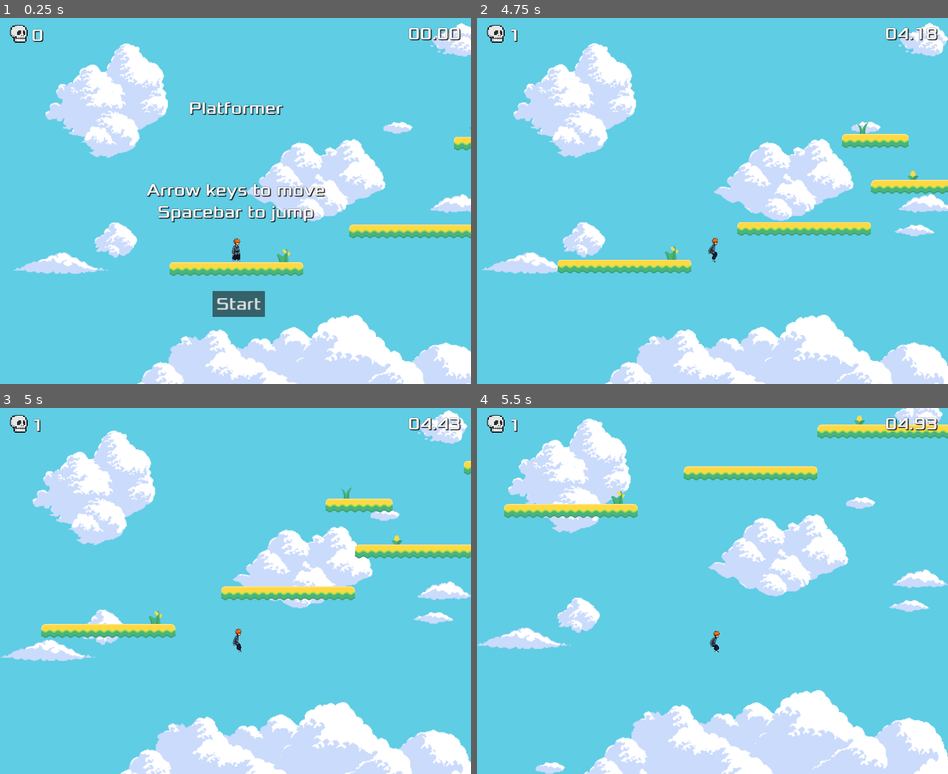
Above: before the commit, frames 1-4 (two rows, left to right).
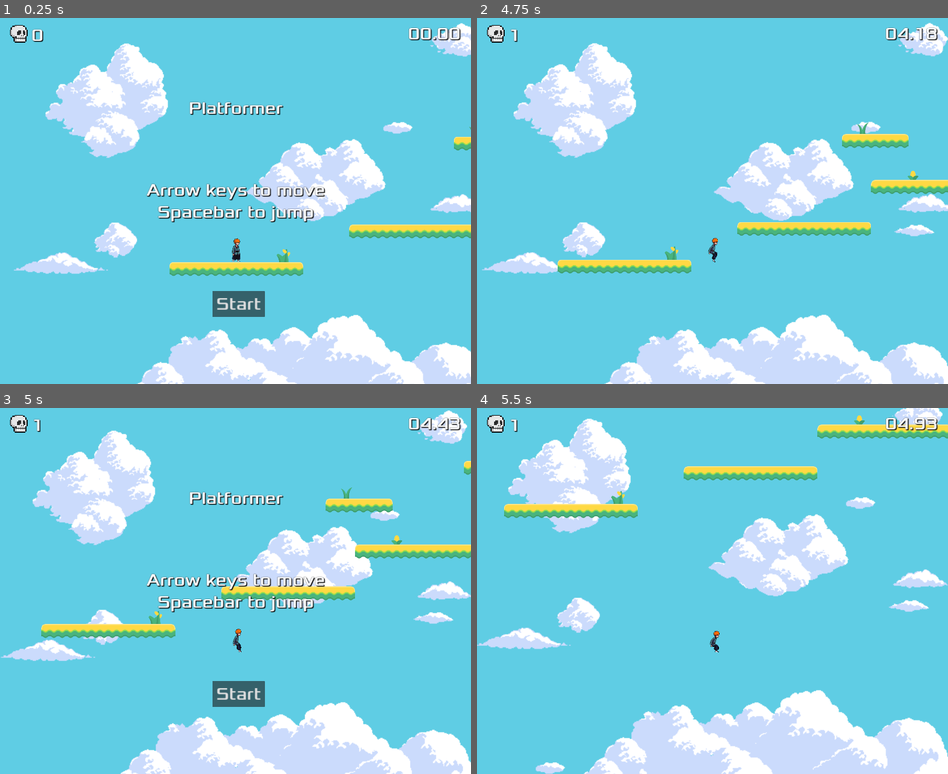
Above: after the commit, the same moments.

Repository: AlexLaviolette/platformer
Game: Godot game, scene res://world.tscn
Two runs of this game, one before a commit and one after it. Both use one fixed random seed, a clock stepped at 60 frames per second and the inputs below.
Inputs (mouse positions are in pixels of both pictures, inside the frame that each line leads up to):
- Up to frame 1 (0.25 s): no input
- Up to frame 2 (4.75 s): click "Start" at 0.5 s; tap Enter (enter) at 1.25, 1.35, 2.1, 2.85, 3.6, 4.35 s; hold Right (move_right) 1.28-2.78 s; tap Space (jump) at 1.52, 2.27, 3.77, 4.52 s; hold Left (move_left) 2.78-3.53 s; hold Right (move_right) from 3.53 s (still down)
- Up to frame 3 (5 s): keep holding Right (move_right); tap Escape (pause, bound only after the commit) at 4.9 s
- Up to frame 4 (5.5 s): release Right (move_right) at 5 s; click (717, 693) at 5 s, where only the run after the commit has a clickable "Start"

Frames 1-2 are identical in both runs. In frame 3, 2.7% of the frame differs, in the area x 31-70%, y 22-82%; in frame 4, nothing differs.

Commit message:
Bring menu back up

Diff:
--- a/Menu.gd
+++ b/Menu.gd
@@ -12,6 +12,9 @@
 	if Input.is_action_just_pressed("enter"):
 		_on_start_button_pressed()
 
+	if Input.is_action_just_pressed("pause"):
+		show()
+
 func _on_start_button_pressed():
 	hide()
 	start_game.emit()
--- a/project.godot
+++ b/project.godot
@@ -48,6 +48,11 @@
 "events": [Object(InputEventKey,"resource_local_to_scene":false,"resource_name":"","device":-1,"window_id":0,"alt_press …(182 unchanged characters)…
 ]
 }
+pause={
+"deadzone": 0.5,
+"events": [Object(InputEventKey,"resource_local_to_scene":false,"resource_name":"","device":-1,"window_id":0,"alt_pressed":false,"shift_pressed":false,"ctrl_pressed":false,"meta_pressed":false,"pressed":false,"keycode":0,"physical_keycode":4194305,"key_label":0,"unicode":0,"echo":false,"script":null)
+]
+}
 
 [rendering]
 
